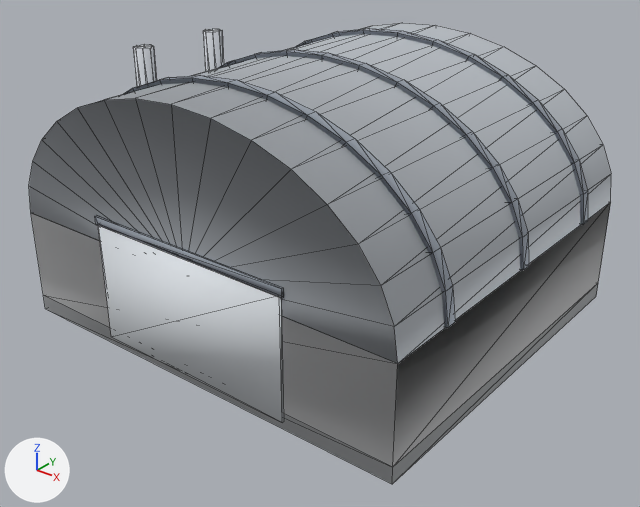
Before and after pictures for a commit that changed the glTF model assets/models/industrial-warehouse-curved.glb.
One viewpoint serves both versions: a 50 mm camera at (18.4, -23.3, 16.5) aimed at (0.3, -0.6, 2.4). The lights are fixed; the arrows at lower left show +X, +Y and +Z. The picture after the commit comes second. Mesh edges are drawn as thin lines. Where no turn or scale is listed for an object, it has been applied to the vertices. Vertices at exactly the same position are counted once.

The scene before the commit, as lines of its bpy script (objects in view):
```python
me_geometry_0 = bpy.data.meshes.new('geometry_0')
me_geometry_0.from_pydata(...)  # 212 vertices, 388 faces; spans x -8.0..8.0, y -7.0..7.0, z 0.0..9.5
me_geometry_0.materials.append(mat_sww_flat_vertex)
ob_geometry_0 = bpy.data.objects.new('geometry_0', me_geometry_0)
ob_geometry_0.location = (0.0, 0.0, 0.0)
```
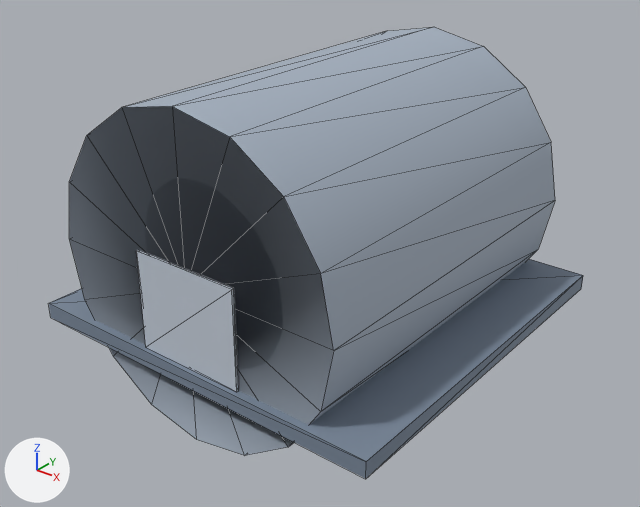
The change, as a diff of the scene's bpy script:
```diff
--- a/assets/models/industrial-warehouse-curved.glb.py
+++ b/assets/models/industrial-warehouse-curved.glb.py
@@ mat_defaultvertexcolormaterial @@
+mat_defaultvertexcolormaterial = bpy.data.materials.new('DefaultVertexColorMaterial')
+mat_defaultvertexcolormaterial.use_nodes = True; mat_defaultvertexcolormaterial.node_tree.nodes.clear()
+_N = mat_defaultvertexcolormaterial.node_tree.nodes; _L = mat_defaultvertexcolormaterial.node_tree.links
+n0 = _N.new('ShaderNodeBsdfPrincipled'); n0.name = 'Principled BSDF'
+n0.inputs[1].default_value = 0.1  # 'Metallic'
+n0.inputs[2].default_value = 0.7  # 'Roughness'
+n1 = _N.new('ShaderNodeOutputMaterial'); n1.name = 'Material Output'
+n2 = _N.new('ShaderNodeVertexColor'); n2.name = 'Color Attribute'
+_L.new(n0.outputs[0], n1.inputs[0])  # 'BSDF' to 'Surface'
+_L.new(n2.outputs[0], n0.inputs[0])  # 'Color' to 'Base Color'
@@ me_geometry_0 @@
 # used by ob_geometry_0; location = (0.0, 0.0, 0.0)
-me_geometry_0.from_pydata(...)  # 212 vertices, 388 faces; spans x -8.0..8.0, y -7.0..7.0, z 0.0..9.5
-me_geometry_0.materials.append(mat_sww_flat_vertex)
+me_geometry_0.from_pydata(...)  # 49 vertices, 72 faces; spans x -7.2..7.2, y -7.2..7.2, z -2.3..9.3
+# me_geometry_0 part 1: a new loose piece, a box spanning x -7.2..7.2, y -7.2..7.2, z 0.0..0.6, in mat_defaultvertexcolormaterial
+# me_geometry_0 part 2: a new loose piece, a box spanning x -2.1..2.1, y -7.0..-6.9, z 0.6..4.2, in mat_defaultvertexcolormaterial
+# me_geometry_0 part 3: the loose piece of 44 vertices spanning x -7.9..7.9, y -6.9..7.0, z 0.0..9.4 is rebuilt with 33 vertices and now spans x -5.8..5.8, y -6.9..6.9, z -2.3..9.3, in mat_defaultvertexcolormaterial
+# me_geometry_0 part 4: 8 loose pieces with 168 vertices, spanning x -8.0..8.0, y -7.0..4.7, z 0.3..9.5, are deleted
+me_geometry_0.materials.append(mat_defaultvertexcolormaterial)
```

Location of each change, [x1, y1, x2, y2] in pixels of the pictures (640 x 507 px):
'geometry_0', reshaped (8% narrower)
    before: [29, 23, 611, 484]
    after: [48, 27, 583, 479]
part 1 of me_geometry_0, added (blue)
    after: [48, 259, 583, 479]
part 2 of me_geometry_0, added
    after: [136, 250, 239, 392]
part 3 of me_geometry_0, rebuilt (16% narrower, 7% shorter)
    before: [29, 23, 611, 484]
    after: [69, 27, 555, 455]
part 4 of me_geometry_0, deleted
    before: [95, 29, 588, 422]
